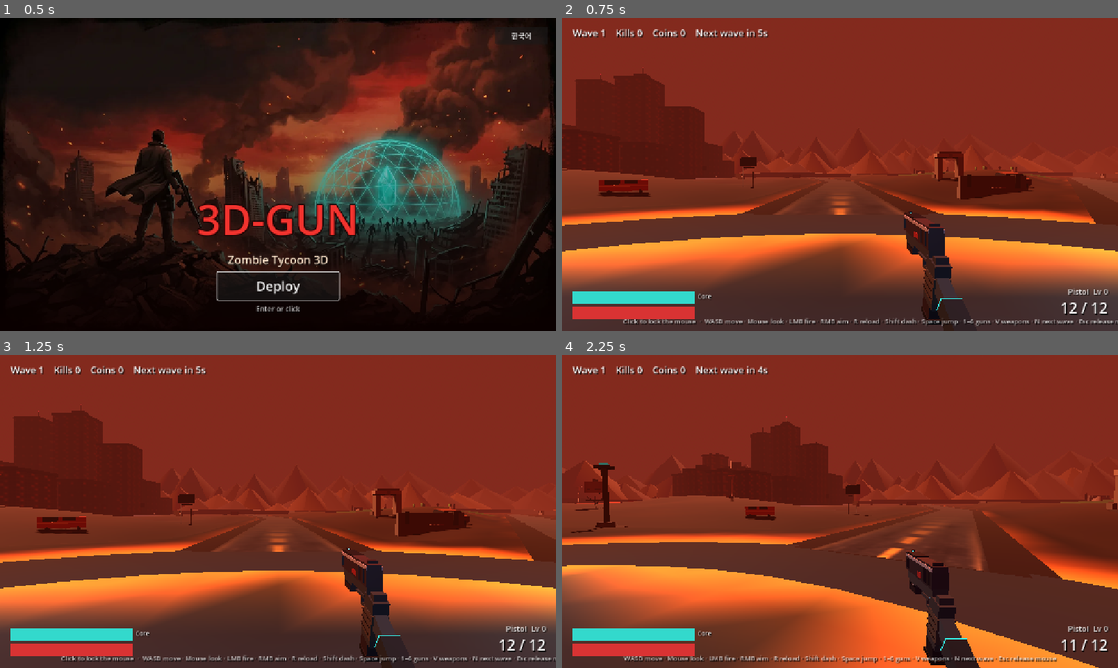
Above: before the commit, frames 1-4 (two rows, left to right).
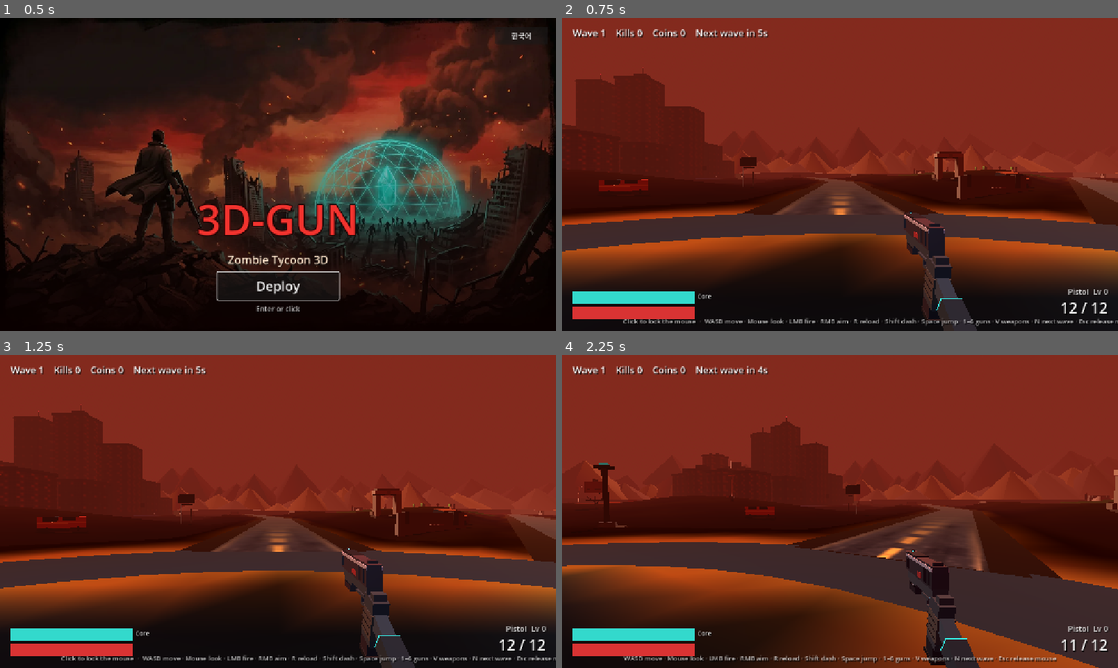
Above: after the commit, the same moments.

Repository: sangsangbaksa-dev/3D-Gun
Game: Godot game, scene res://scenes/title.tscn
Same seed, same stepped clock (60 frames per second), same inputs: the game is played once before the commit and once after it.
Inputs (mouse positions are in pixels of both pictures, inside the frame that each line leads up to):
- Up to frame 1 (0.5 s): no input
- Up to frame 2 (0.75 s): click "Deploy" at 0.5 s
- Up to frame 3 (1.25 s): no input
- Up to frame 4 (2.25 s): tap Enter at 1.25 s; move the mouse to (962, 495) at 1.27 s; hold D (move_right) 1.28-2.03 s; hold Right mouse button (aim) 1.28-2.03 s; click (962, 495) at 1.42 s; tap Space (jump) at 1.52 s; move the mouse to (812, 511) at 2.02 s; hold W (move_forward) from 2.03 s (still down); tap Shift (dash) at 2.1 s

Frame 1 is identical in both runs. In frame 2, 39% of the frame differs, in the area x 0-100%, y 34-100%; in frame 3, 39%; in frame 4, 40%, in the area x 0-100%, y 20-100%.

Commit message:
디자인 개선: 기지 둘레 주황 빛 띠 제거(지형색·조명 조정)
Co-Authored-By: Claude Sonnet 5.5 <noreply@anthropic.com>
Claude-Session: https://claude.ai/code/session_011BePhXRCTMGZTHrjbovoEs

Diff:
--- a/godot/scripts/game.gd
+++ b/godot/scripts/game.gd
@@ -100,7 +100,7 @@
 	we.environment = env
 	add_child(we)
 	var sun := DirectionalLight3D.new()
-	sun.light_color = Color(1.0, 0.72, 0.55)
+	sun.light_color = Color(1.0, 0.9, 0.8)
 	sun.light_energy = 0.85
 	sun.rotation_degrees = Vector3(-54, 56, 0)
 	sun.shadow_enabled = true
--- a/godot/scripts/world.gd
+++ b/godot/scripts/world.gd
@@ -20,6 +20,15 @@
 	_load_terrain()
 	var vis: Node3D = (load("res://assets/models/world.glb") as PackedScene).instantiate()
 	add_child(vis)
+	# 지형은 빛 반사(스페큘러)를 끈다: 낮은 해에서 기지 둘레가 주황 띠로 번쩍이던 문제
+	for mi in vis.find_children("*", "MeshInstance3D", true, false):
+		var m := (mi as MeshInstance3D).mesh.surface_get_material(0)
+		if m is StandardMaterial3D:
+			(m as StandardMaterial3D).metallic = 0.0
+			(m as StandardMaterial3D).metallic_specular = 0.0
+			(m as StandardMaterial3D).roughness = 1.0
+			if (m as StandardMaterial3D).vertex_color_use_as_albedo:
+				(m as StandardMaterial3D).albedo_color = Color(0.46, 0.44, 0.44) # 웹은 ACES 라 지형색을 2.2배 키워 둔 값. Godot 에서는 그대로면 흙길이 주황으로 번쩍인다
 	_build_collision()
 
 # ── 높이 ─────────────────────────────────────────────────────────────
Not shown, changed: godot-web/index.html
Not shown, changed: godot-web/index.pck
